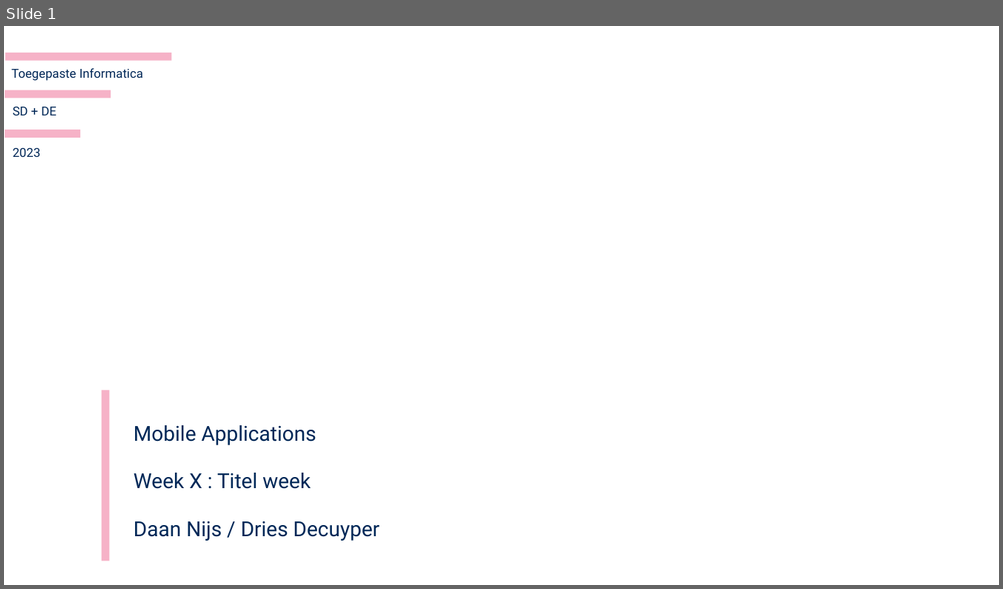
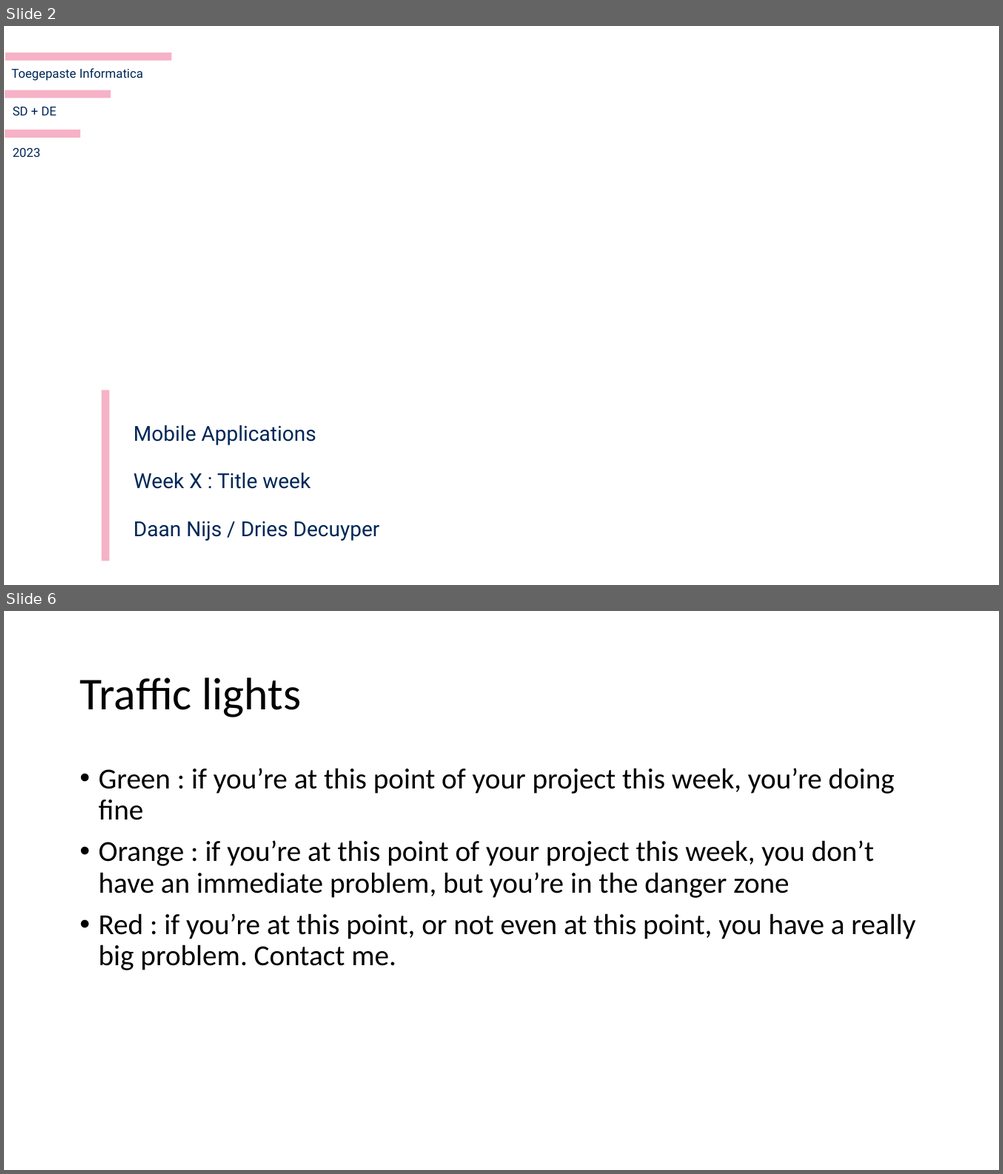
Before and after one commit to harveypekar/mobile, a slide deck: docs/intro_slides_template.pptx. Shown one above the other, each under a label of ours: slide 1 before the commit, slides 2 and 6 after it; the slides between them are not shown. The pictures are 1003x589 and 1003x1174 pixels, drawn with LibreOffice and Linux fonts; fonts in the diff are those of the drawing; background and template pictures are left out. Boxes give left, top, right and bottom in pixels: in the first picture for what was removed or moved away, otherwise in the second. Text is boxed around its words. In the diff, an @@ line names an element or a change of style, - is before the commit and + after.

```diff
--- a/docs/intro_slides_template.pptx
+++ b/docs/intro_slides_template.pptx
@@ slide 6 added at (4, 611, 999, 1170), background #FFFFFF @@
@@ title added at (79, 678, 301, 718), 44 pt, text #000000 @@
+Traffic lights
@@ text added at (99, 768, 915, 971), 28 pt, text #000000 @@
+• Green : if you’re at this point of your project this week, you’re doing fine
+• Orange : if you’re at this point of your project this week, you don’t have an immediate problem, but you’re in the danger zone
+• Red : if you’re at this point, or not even at this point, you have a really big problem. Contact me.
@@ what was slide 1 is now slide 2 @@
@@ slide 2 changed as well @@
@@ text at (134, 473, 310, 489): text changed @@
-Week X : Titel week
+Week X : Title week
```
Also in this commit, not shown: 6 other slides added.
